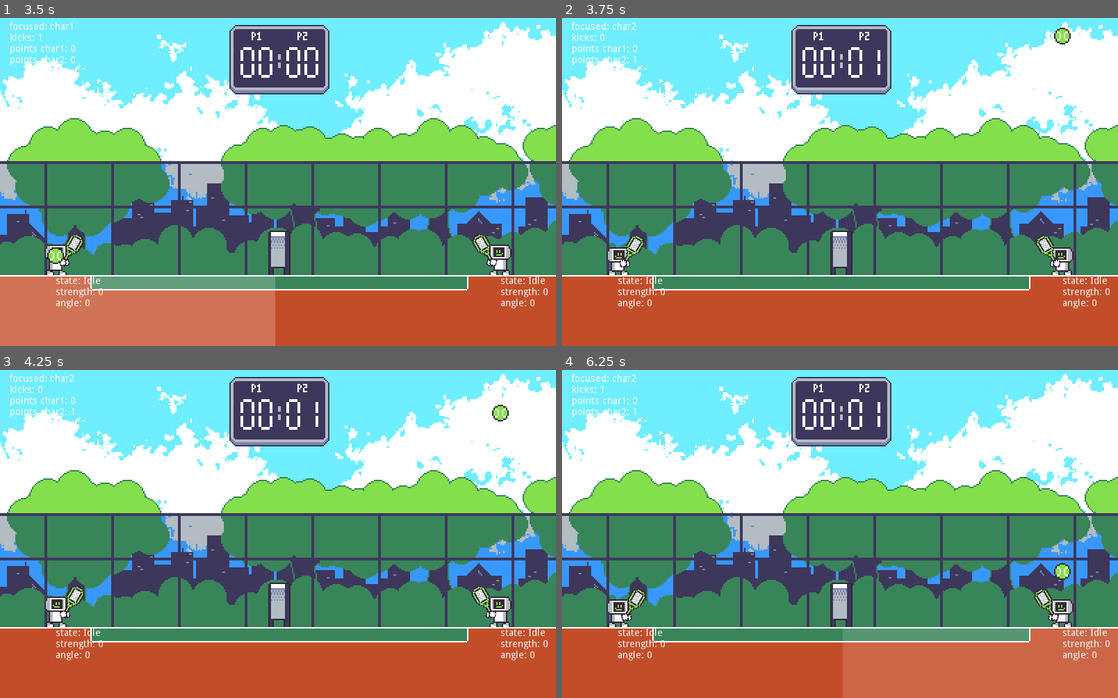
Above: before the commit, frames 1-4 (two rows, left to right).
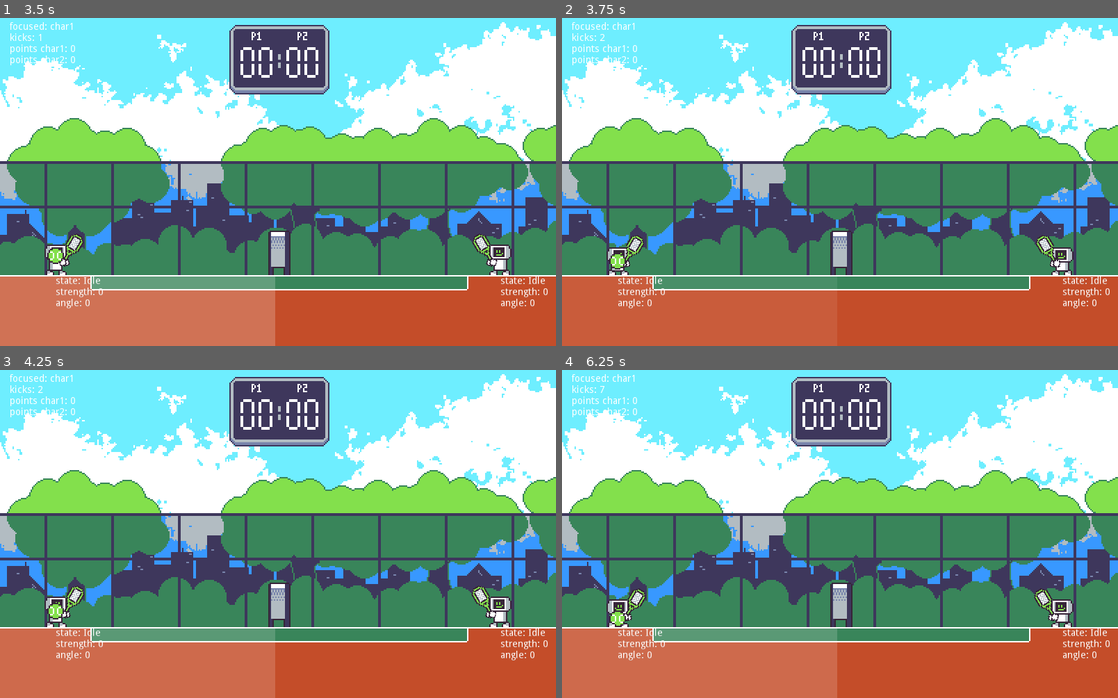
Above: after the commit, the same moments.

Repository: rthurmed/BobBytesTennisChampionship
Game: Godot game, scene res://src/gamemode/Tennis.tscn
Same seed, same stepped clock (60 frames per second), same inputs: the game is played once before the commit and once after it. Before the commit the project starts from res://src/Main.tscn.
Inputs:
- Up to frame 1 (3.5 s): no input
- Up to frame 2 (3.75 s): no input
- Up to frame 3 (4.25 s): no input
- Up to frame 4 (6.25 s): no input

Frame 1 is identical in both runs. In frame 2, 0.3% of the frame differs, in the area x 6-92%, y 1-77%; in frame 3, 10%; in frame 4, 21%, in the area x 0-100%, y 1-100%.

Commit message:
Restructured project folders

Diff:
--- /dev/null
+++ b/default_bus_layout.tres
@@ -0,0 +1,4 @@
+[gd_resource type="AudioBusLayout" format=2]
+
+[resource]
+bus/0/volume_db = -2.51026
--- a/project.godot
+++ b/project.godot
@@ -12,12 +12,12 @@
 "base": "RigidBody2D",
 "class": "Ball",
 "language": "GDScript",
-"path": "res://src/game/Ball.gd"
+"path": "res://src/entity/ball/Ball.gd"
 }, {
 "base": "Node2D",
 "class": "Stage",
 "language": "GDScript",
-"path": "res://src/Main.gd"
+"path": "res://src/gamemode/Tennis.gd"
 }, {
 "base": "Node",
 "class": "State",
@@ -45,7 +45,7 @@
 [application]
 
 config/name="Jetpack Tennis"
-run/main_scene="res://src/Main.tscn"
+run/main_scene="res://src/gamemode/Tennis.tscn"
 config/icon="res://icon.png"
 
 [display]
--- a/src/game/Ball.tscn
+++ b/src/entity/ball/Ball.tscn
@@ -1,7 +1,7 @@
 [gd_scene load_steps=5 format=2]
 
 [ext_resource path="res://assets/ball.png" type="Texture" id=1]
-[ext_resource path="res://src/game/Ball.gd" type="Script" id=2]
+[ext_resource path="res://src/entity/ball/Ball.gd" type="Script" id=2]
 
 [sub_resource type="PhysicsMaterial" id=2]
 bounce = 0.5
--- /dev/null
+++ b/src/entity/ball/Bomb.tscn
@@ -0,0 +1,23 @@
+[gd_scene load_steps=4 format=2]
+
+[ext_resource path="res://assets/bomb.png" type="Texture" id=1]
+
+[sub_resource type="PhysicsMaterial" id=2]
+rough = true
+bounce = 0.1
+
+[sub_resource type="CircleShape2D" id=1]
+radius = 6.0
+
+[node name="Bomb" type="RigidBody2D"]
+collision_layer = 4
+collision_mask = 5
+mass = 3.0
+physics_material_override = SubResource( 2 )
+
+[node name="Sprite" type="Sprite" parent="."]
+position = Vector2( 0, -2 )
+texture = ExtResource( 1 )
+
+[node name="CollisionShape2D" type="CollisionShape2D" parent="."]
+shape = SubResource( 1 )
--- /dev/null
+++ b/src/entity/ball/Bottle.tscn
@@ -0,0 +1,22 @@
+[gd_scene load_steps=4 format=2]
+
+[ext_resource path="res://assets/bottle.png" type="Texture" id=1]
+
+[sub_resource type="PhysicsMaterial" id=2]
+
+[sub_resource type="CapsuleShape2D" id=1]
+radius = 4.0
+height = 12.0
+
+[node name="Bottle" type="RigidBody2D"]
+collision_layer = 4
+collision_mask = 5
+mass = 2.0
+physics_material_override = SubResource( 2 )
+angular_velocity = 10.0
+
+[node name="Sprite" type="Sprite" parent="."]
+texture = ExtResource( 1 )
+
+[node name="CollisionShape2D" type="CollisionShape2D" parent="."]
+shape = SubResource( 1 )
--- a/src/game/char/Person.tscn
+++ b/src/entity/char/Person.tscn
@@ -1,17 +1,17 @@
 [gd_scene load_steps=26 format=2]
 
-[ext_resource path="res://src/game/char/Person.gd" type="Script" id=1]
-[ext_resource path="res://src/game/char/state/Walk.gd" type="Script" id=2]
-[ext_resource path="res://src/game/char/state/Fall.gd" type="Script" id=3]
-[ext_resource path="res://src/game/char/state/Idle.gd" type="Script" id=4]
-[ext_resource path="res://src/game/char/state/Jump.gd" type="Script" id=5]
-[ext_resource path="res://src/game/char/state/Jetpack.gd" type="Script" id=6]
+[ext_resource path="res://src/entity/char/Person.gd" type="Script" id=1]
+[ext_resource path="res://src/entity/char/state/Walk.gd" type="Script" id=2]
+[ext_resource path="res://src/entity/char/state/Fall.gd" type="Script" id=3]
+[ext_resource path="res://src/entity/char/state/Idle.gd" type="Script" id=4]
+[ext_resource path="res://src/entity/char/state/Jump.gd" type="Script" id=5]
+[ext_resource path="res://src/entity/char/state/Jetpack.gd" type="Script" id=6]
 [ext_resource path="res://assets/circle.tres" type="Texture" id=7]
 [ext_resource path="res://assets/square.tres" type="Texture" id=8]
 [ext_resource path="res://assets/triangle.tres" type="Texture" id=9]
 [ext_resource path="res://modules/StateMachine/StateMachine.tscn" type="PackedScene" id=10]
-[ext_resource path="res://src/game/char/state/Attack.gd" type="Script" id=11]
-[ext_resource path="res://src/game/char/state/PrepareAttack.gd" type="Script" id=12]
+[ext_resource path="res://src/entity/char/state/Attack.gd" type="Script" id=11]
+[ext_resource path="res://src/entity/char/state/PrepareAttack.gd" type="Script" id=12]
 [ext_resource path="res://modules/Debugging/DebugNode.tscn" type="PackedScene" id=13]
 [ext_resource path="res://assets/robot/racket.tres" type="Texture" id=14]
 [ext_resource path="res://assets/robot/hand.tres" type="Texture" id=15]
--- /dev/null
+++ b/src/entity/char/state/Idle.gd
@@ -0,0 +1,27 @@
+extends State
+
+
+func process(delta: float):
+	if (
+		Input.is_action_pressed(owner.get_action("left")) or
+		Input.is_action_pressed(owner.get_action("right"))
+	):
+		transition("Walk")
+		return
+
+	if Input.is_action_just_pressed(owner.get_action("attack")):
+		transition("HoldAttack")
+		return
+
+	if not owner.ground_raycast.is_colliding():
+		transition("Fall")
+		return
+
+	owner.move(delta, Vector2.ZERO)
+
+
+func enter():
+	owner.animation.play("Idle")
+
+
+func exit(): pass
--- /dev/null
+++ b/src/entity/char/state/Jetpack.gd
@@ -0,0 +1,8 @@
+extends State
+
+
+func handle_input(_event: InputEvent): pass
+func process(_delta: float): pass
+func physics_process(_delta: float): pass
+func enter(): pass
+func exit(): pass
--- /dev/null
+++ b/src/entity/char/state/Jump.gd
@@ -0,0 +1,8 @@
+extends State
+
+
+func handle_input(_event: InputEvent): pass
+func process(_delta: float): pass
+func physics_process(_delta: float): pass
+func enter(): pass
+func exit(): pass
--- /dev/null
+++ b/src/entity/char/state/PrepareAttack.gd
@@ -0,0 +1,23 @@
+extends State
+
+
+const SPEED = 60
+
+onready var timer: Timer = $Timer
+
+
+func process(delta: float):
+	if Input.is_action_just_released(owner.get_action("attack")):
+		transition("Attack")
+
+	owner.move(delta, owner.grab_movement() * SPEED)
+
+
+func enter():
+	owner.animation.play("HoldAttack")
+	timer.start()
+
+
+func exit():
+	owner.attack_strength = Util.timer_percent(timer)
+	owner.attack_angle = owner.get_attack_angle()
--- /dev/null
+++ b/src/entity/char/state/Walk.gd
@@ -0,0 +1,34 @@
+extends State
+
+
+const SPEED = 100
+
+
+func process(delta: float):
+	if (
+		not Input.is_action_pressed(owner.get_action("left")) and
+		not Input.is_action_pressed(owner.get_action("right"))
+	):
+		transition("Idle")
+		return
+
+	if Input.is_action_just_pressed(owner.get_action("attack")):
+		transition("HoldAttack")
+		return
+
+	if not owner.ground_raycast.is_colliding():
+		transition("Fall")
+		return
+
+	owner.move(delta, owner.grab_movement() * SPEED)
+
+
+func physics_process(_delta: float): pass
+
+
+func enter():
+	owner.animation.play("Walk")
+
+
+func exit():
+	owner.animation.play("RESET")
--- a/src/game/Bomb.tscn
+++ /dev/null
@@ -1,23 +0,0 @@
-[gd_scene load_steps=4 format=2]
-
-[ext_resource path="res://assets/bomb.png" type="Texture" id=1]
-
-[sub_resource type="PhysicsMaterial" id=2]
-rough = true
-bounce = 0.1
-
-[sub_resource type="CircleShape2D" id=1]
-radius = 6.0
-
-[node name="Bomb" type="RigidBody2D"]
-collision_layer = 4
-collision_mask = 5
-mass = 3.0
-physics_material_override = SubResource( 2 )
-
-[node name="Sprite" type="Sprite" parent="."]
-position = Vector2( 0, -2 )
-texture = ExtResource( 1 )
-
-[node name="CollisionShape2D" type="CollisionShape2D" parent="."]
-shape = SubResource( 1 )
--- a/src/game/Bottle.tscn
+++ /dev/null
@@ -1,22 +0,0 @@
-[gd_scene load_steps=4 format=2]
-
-[ext_resource path="res://assets/bottle.png" type="Texture" id=1]
-
-[sub_resource type="PhysicsMaterial" id=2]
-
-[sub_resource type="CapsuleShape2D" id=1]
-radius = 4.0
-height = 12.0
-
-[node name="Bottle" type="RigidBody2D"]
-collision_layer = 4
-collision_mask = 5
-mass = 2.0
-physics_material_override = SubResource( 2 )
-angular_velocity = 10.0
-
-[node name="Sprite" type="Sprite" parent="."]
-texture = ExtResource( 1 )
-
-[node name="CollisionShape2D" type="CollisionShape2D" parent="."]
-shape = SubResource( 1 )
--- a/src/game/char/state/Idle.gd
+++ /dev/null
@@ -1,27 +0,0 @@
-extends State
-
-
-func process(delta: float):
-	if (
-		Input.is_action_pressed(owner.get_action("left")) or
-		Input.is_action_pressed(owner.get_action("right"))
-	):
-		transition("Walk")
-		return
-
-	if Input.is_action_just_pressed(owner.get_action("attack")):
-		transition("HoldAttack")
-		return
-
-	if not owner.ground_raycast.is_colliding():
-		transition("Fall")
-		return
-
-	owner.move(delta, Vector2.ZERO)
-
-
-func enter():
-	owner.animation.play("Idle")
-
-
-func exit(): pass
--- a/src/game/char/state/PrepareAttack.gd
+++ /dev/null
@@ -1,23 +0,0 @@
-extends State
-
-
-const SPEED = 60
-
-onready var timer: Timer = $Timer
-
-
-func process(delta: float):
-	if Input.is_action_just_released(owner.get_action("attack")):
-		transition("Attack")
-
-	owner.move(delta, owner.grab_movement() * SPEED)
-
-
-func enter():
-	owner.animation.play("HoldAttack")
-	timer.start()
-
-
-func exit():
-	owner.attack_strength = Util.timer_percent(timer)
-	owner.attack_angle = owner.get_attack_angle()
--- a/src/game/char/state/Walk.gd
+++ /dev/null
@@ -1,34 +0,0 @@
-extends State
-
-
-const SPEED = 100
-
-
-func process(delta: float):
-	if (
-		not Input.is_action_pressed(owner.get_action("left")) and
-		not Input.is_action_pressed(owner.get_action("right"))
-	):
-		transition("Idle")
-		return
-
-	if Input.is_action_just_pressed(owner.get_action("attack")):
-		transition("HoldAttack")
-		return
-
-	if not owner.ground_raycast.is_colliding():
-		transition("Fall")
-		return
-
-	owner.move(delta, owner.grab_movement() * SPEED)
-
-
-func physics_process(_delta: float): pass
-
-
-func enter():
-	owner.animation.play("Walk")
-
-
-func exit():
-	owner.animation.play("RESET")
--- /dev/null
+++ b/src/gamemode/HotPotato.tscn
@@ -0,0 +1,3 @@
+[gd_scene format=2]
+
+[node name="HotPotato" type="Node2D"]
--- /dev/null
+++ b/src/gamemode/OneKickOnly.tscn
@@ -0,0 +1,3 @@
+[gd_scene format=2]
+
+[node name="OneKickOnly" type="Node2D"]
--- a/src/Main.tscn
+++ b/src/gamemode/Tennis.tscn
@@ -1,19 +1,24 @@
-[gd_scene load_steps=20 format=2]
-
-[ext_resource path="res://src/Main.gd" type="Script" id=1]
-[ext_resource path="res://src/game/char/Person.tscn" type="PackedScene" id=2]
-[ext_resource path="res://modules/Pause/Pause.tscn" type="PackedScene" id=3]
-[ext_resource path="res://src/game/Ball.tscn" type="PackedScene" id=4]
-[ext_resource path="res://assets/background.png" type="Texture" id=5]
-[ext_resource path="res://assets/net.png" type="Texture" id=6]
-[ext_resource path="res://modules/Debugging/DebugNode.tscn" type="PackedScene" id=7]
-[ext_resource path="res://modules/Juice/Camera/Shake.tscn" type="PackedScene" id=8]
-[ext_resource path="res://assets/sfx/pickupCoin.wav" type="AudioStream" id=9]
-[ext_resource path="res://assets/sfx/ballRacket.wav" type="AudioStream" id=10]
-[ext_resource path="res://assets/sfx/ballFloor.wav" type="AudioStream" id=11]
-[ext_resource path="res://assets/score-display.png" type="Texture" id=12]
-[ext_resource path="res://assets/font/score_font.tres" type="DynamicFont" id=13]
-[ext_resource path="res://src/Highlight.gd" type="Script" id=14]
+[gd_scene load_steps=25 format=2]
+
+[ext_resource path="res://src/gamemode/state/GameOver.gd" type="Script" id=1]
+[ext_resource path="res://assets/background.png" type="Texture" id=2]
+[ext_resource path="res://assets/net.png" type="Texture" id=3]
+[ext_resource path="res://assets/sfx/ballFloor.wav" type="AudioStream" id=4]
+[ext_resource path="res://assets/sfx/ballRacket.wav" type="AudioStream" id=5]
+[ext_resource path="res://assets/sfx/pickupCoin.wav" type="AudioStream" id=6]
+[ext_resource path="res://assets/score-display.png" type="Texture" id=7]
+[ext_resource path="res://src/gamemode/state/Starting.gd" type="Script" id=8]
+[ext_resource path="res://src/entity/ball/Ball.tscn" type="PackedScene" id=9]
+[ext_resource path="res://src/entity/char/Person.tscn" type="PackedScene" id=10]
+[ext_resource path="res://modules/Juice/Camera/Shake.tscn" type="PackedScene" id=11]
+[ext_resource path="res://modules/Pause/Pause.tscn" type="PackedScene" id=12]
+[ext_resource path="res://modules/StateMachine/StateMachine.tscn" type="PackedScene" id=13]
+[ext_resource path="res://modules/Debugging/DebugNode.tscn" type="PackedScene" id=14]
+[ext_resource path="res://assets/font/score_font.tres" type="DynamicFont" id=15]
+[ext_resource path="res://src/gamemode/Highlight.gd" type="Script" id=16]
+[ext_resource path="res://src/gamemode/Tennis.gd" type="Script" id=17]
+[ext_resource path="res://src/gamemode/state/Point.gd" type="Script" id=18]
+[ext_resource path="res://src/gamemode/state/Playing.gd" type="Script" id=19]
 
 [sub_resource type="RectangleShape2D" id=2]
 extents = Vector2( 232, 40 )
@@ -104,9 +109,9 @@
 [sub_resource type="RectangleShape2D" id=1]
 extents = Vector2( 1.5, 127.5 )
 
-[node name="Main" type="Node2D"]
-script = ExtResource( 1 )
-ball_scene = ExtResource( 4 )
+[node name="Tennis" type="Node2D"]
+script = ExtResource( 17 )
+ball_scene = ExtResource( 9 )
 
 [node name="Layers" type="Node2D" parent="."]
 
@@ -161,7 +166,7 @@
 margin_right = 201.0
 margin_bottom = 44.0
 alignment = 1
-script = ExtResource( 14 )
+script = ExtResource( 16 )
 
 [node name="Char1" type="ColorRect" parent="Layers/Backdrop/Floor/Highlight"]
 margin_right = 198.0
@@ -210,10 +215,10 @@
 
 [node name="Game" type="Node2D" parent="Layers"]
 
-[node name="Person1" parent="Layers/Game" instance=ExtResource( 2 )]
+[node name="Person1" parent="Layers/Game" instance=ExtResource( 10 )]
 position = Vector2( -160, -20 )
 
-[node name="Person2" parent="Layers/Game" instance=ExtResource( 2 )]
+[node name="Person2" parent="Layers/Game" instance=ExtResource( 10 )]
 position = Vector2( 160, -20 )
 opposite_side = true
 action_prefix = "p2_"
@@ -280,8 +285,21 @@
 margin_bottom = 62.0
 text = "points char2: 0"
 
-[connection signal="gameover" from="." to="." method="_on_Main_gameover"]
-[connection signal="scored_point" from="." to="." method="_on_Main_scored_point"]
+[node name="StateMachine" parent="." instance=ExtResource( 13 )]
+initial_state = NodePath("Starting")
+
+[node name="Starting" type="Node" parent="StateMachine"]
+script = ExtResource( 8 )
+
+[node name="Playing" type="Node" parent="StateMachine"]
+script = ExtResource( 19 )
+
+[node name="Point" type="Node" parent="StateMachine"]
+script = ExtResource( 18 )
+
+[node name="GameOver" type="Node" parent="StateMachine"]
+script = ExtResource( 1 )
+
 [connection signal="body_exited" from="Layers/Backdrop/FieldTransitionArea" to="." method="_on_FieldTransitionArea_body_exited"]
 [connection signal="attack_executed" from="Layers/Game/Person1" to="." method="_on_Person_attack_executed"]
 [connection signal="attack_executed" from="Layers/Game/Person2" to="." method="_on_Person_attack_executed"]
--- /dev/null
+++ b/src/gamemode/state/Point.gd
@@ -0,0 +1,8 @@
+extends State
+
+
+func handle_input(_event: InputEvent): pass
+func process(_delta: float): pass
+func physics_process(_delta: float): pass
+func enter(): pass
+func exit(): pass
--- /dev/null
+++ b/src/gamemode/state/Starting.gd
@@ -0,0 +1,8 @@
+extends State
+
+
+func handle_input(_event: InputEvent): pass
+func process(_delta: float): pass
+func physics_process(_delta: float): pass
+func enter(): pass
+func exit(): pass
Renamed: src/game/Ball.gd -> src/entity/ball/Ball.gd
Renamed: src/game/char/Person.gd -> src/entity/char/Person.gd
Renamed: src/game/char/state/Attack.gd -> src/entity/char/state/Attack.gd
Renamed: src/game/char/state/Fall.gd -> src/entity/char/state/Fall.gd
Renamed: src/Highlight.gd -> src/gamemode/Highlight.gd
Renamed: src/Main.gd -> src/gamemode/Tennis.gd
Not shown: 4 places in src/gamemode/Tennis.tscn that only renumber resources
Renamed: src/game/char/state/Jetpack.gd -> src/gamemode/state/GameOver.gd
Renamed: src/game/char/state/Jump.gd -> src/gamemode/state/Playing.gd
